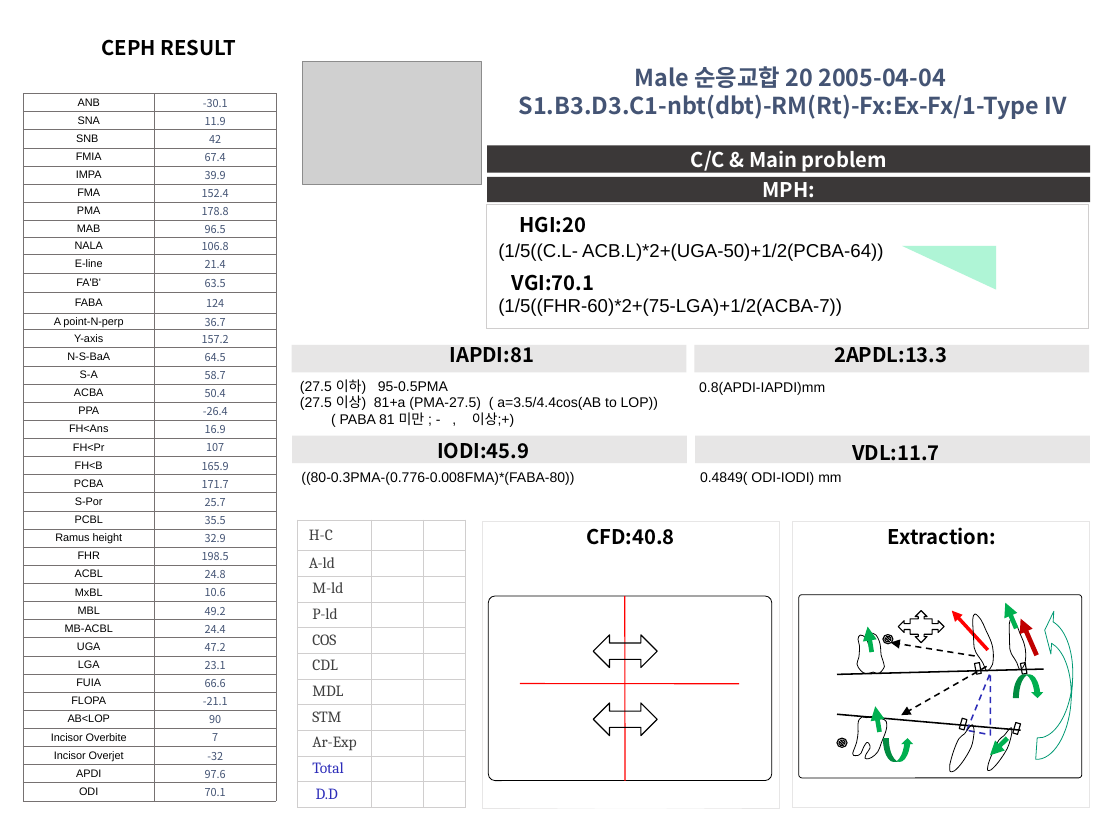
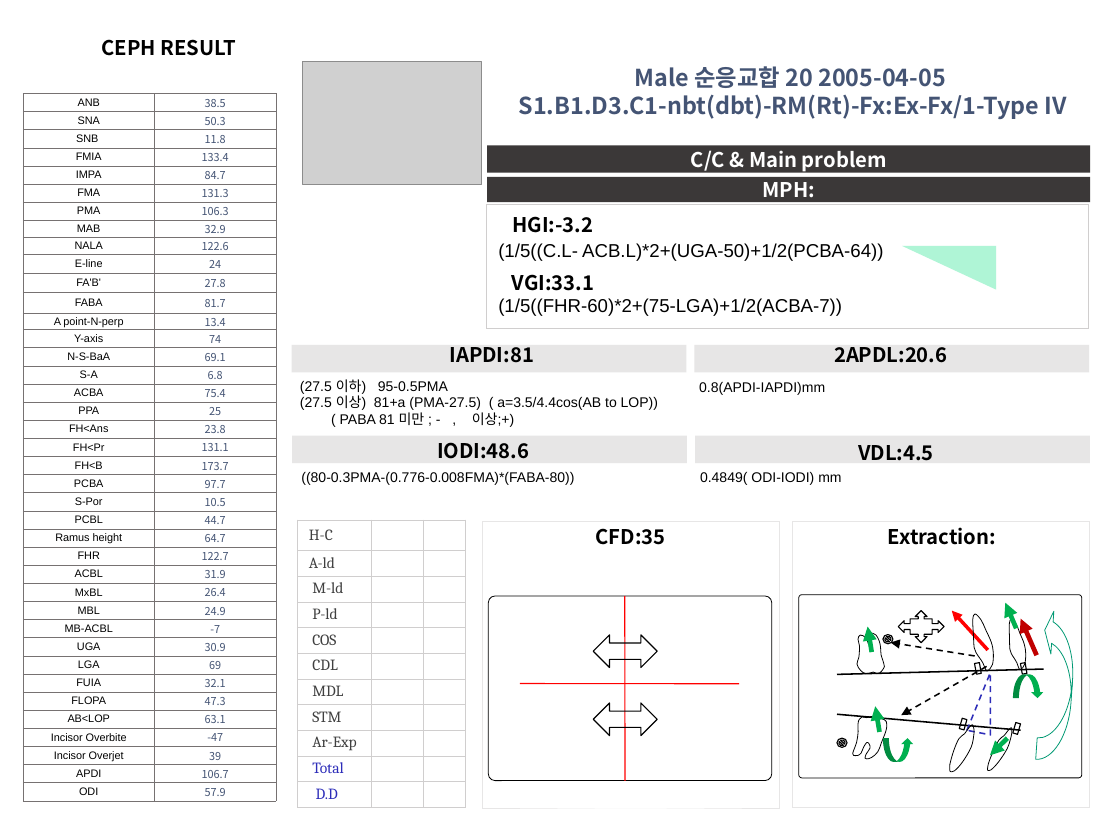
Before and after one commit to DrOksusu/koco_ppt, a slide deck: slide 1 of output_ppt.pptx. Drawn at 1120x840 pixels with LibreOffice and Linux fonts; fonts in the diff are those of the drawing; grey boxes stand for pictures. Boxes give left, top, right and bottom in pixels: in the first picture for what was removed or moved away, otherwise in the second. Text is boxed around its words. In the diff, an @@ line names an element or a change of style, - is before the commit and + after.

```diff
--- a/output_ppt.pptx
+++ b/output_ppt.pptx
@@ text at box(519, 66, 1067, 119): text changed @@
-Male 순응교합 20 2005-04-04
-S1.B3.D3.C1-nbt(dbt)-RM(Rt)-Fx:Ex-Fx/1-Type IV
+Male 순응교합 20 2005-04-05
+S1.B1.D3.C1-nbt(dbt)-RM(Rt)-Fx:Ex-Fx/1-Type IV
@@ table at box(24, 93, 277, 802) @@
-row 1, column 2: -30.1
+row 1, column 2: 38.5
-row 2, column 2: 11.9
+row 2, column 2: 50.3
-row 3, column 2: 42
+row 3, column 2: 11.8
-row 4, column 2: 67.4
+row 4, column 2: 133.4
-row 5, column 2: 39.9
+row 5, column 2: 84.7
-row 6, column 2: 152.4
+row 6, column 2: 131.3
-row 7, column 2: 178.8
+row 7, column 2: 106.3
-row 8, column 2: 96.5
+row 8, column 2: 32.9
-row 9, column 2: 106.8
+row 9, column 2: 122.6
-row 10, column 2: 21.4
+row 10, column 2: 24
-row 11, column 2: 63.5
+row 11, column 2: 27.8
-row 12, column 2: 124
+row 12, column 2: 81.7
-row 13, column 2: 36.7
+row 13, column 2: 13.4
-row 14, column 2: 157.2
+row 14, column 2: 74
-row 15, column 2: 64.5
+row 15, column 2: 69.1
-row 16, column 2: 58.7
+row 16, column 2: 6.8
-row 17, column 2: 50.4
+row 17, column 2: 75.4
-row 18, column 2: -26.4
+row 18, column 2: 25
-row 19, column 2: 16.9
+row 19, column 2: 23.8
-row 20, column 2: 107
+row 20, column 2: 131.1
-row 21, column 2: 165.9
+row 21, column 2: 173.7
-row 22, column 2: 171.7
+row 22, column 2: 97.7
-row 23, column 2: 25.7
+row 23, column 2: 10.5
-row 24, column 2: 35.5
+row 24, column 2: 44.7
-row 25, column 2: 32.9
+row 25, column 2: 64.7
-row 26, column 2: 198.5
+row 26, column 2: 122.7
-row 27, column 2: 24.8
+row 27, column 2: 31.9
-row 28, column 2: 10.6
+row 28, column 2: 26.4
-row 29, column 2: 49.2
+row 29, column 2: 24.9
-row 30, column 2: 24.4
+row 30, column 2: -7
-row 31, column 2: 47.2
+row 31, column 2: 30.9
-row 32, column 2: 23.1
+row 32, column 2: 69
-row 33, column 2: 66.6
+row 33, column 2: 32.1
-row 34, column 2: -21.1
+row 34, column 2: 47.3
-row 35, column 2: 90
+row 35, column 2: 63.1
-row 36, column 2: 7
+row 36, column 2: -47
-row 37, column 2: -32
+row 37, column 2: 39
-row 38, column 2: 97.6
+row 38, column 2: 106.7
-row 39, column 2: 70.1
+row 39, column 2: 57.9
@@ text at box(513, 216, 594, 233): text changed @@
-HGI:20
+HGI:-3.2
@@ text at box(512, 274, 594, 291): text changed @@
-VGI:70.1
+VGI:33.1
@@ text at box(834, 347, 947, 363): text changed @@
-2APDL:13.3
+2APDL:20.6
@@ text at box(437, 442, 529, 459): text changed @@
-IODI:45.9
+IODI:48.6
@@ text at box(858, 445, 934, 461): text changed @@
-VDL:11.7
+VDL:4.5
@@ text at box(596, 528, 666, 545): text changed @@
-CFD:40.8
+CFD:35
```
Also in this commit, not shown: 2 slides added, 2 slides removed, 6 other files.
